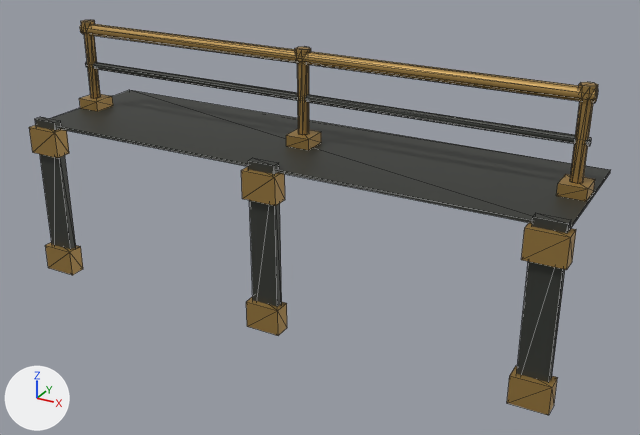
A saved change to the glTF model godot/assets/kit/town/parapet_rail_4.glb.
Rendered twice from a 50 mm camera at (2.95, -5.14, 2.04) aimed at (0.17, -0.07, -0.5). The axes (+X, +Y, +Z) are drawn at lower left. The lights are the same throughout. The older version comes first. Mesh edges are drawn as thin lines. Vertices at exactly the same position are counted once.

In view in the first picture: 'parapet_rail_4'.
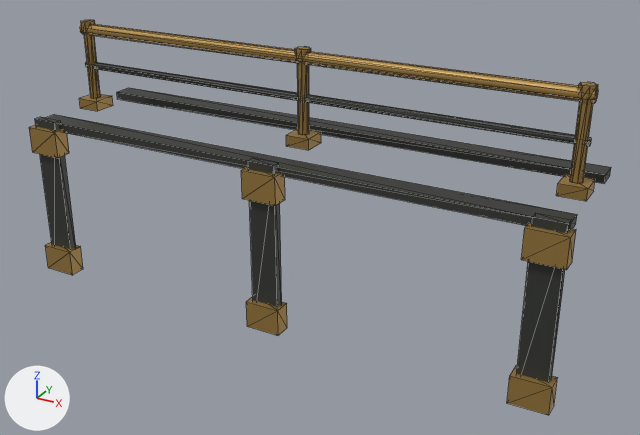
The edits, one by one:
me_parapet_rail_4 is used by ob_parapet_rail_4; location (0.0, 0.0, 0.0).
Verts and faces of me_parapet_rail_4; kept vertices keep their numbers, new ones are numbered from 228.
Before the commit, vertices of me_parapet_rail_4: 220 (-2.0, 0.52, -0.02), 221 (2.0, 0.52, -0.02) at pixel (610, 172), 222 (-2.0, 0.52, 0.0) at pixel (129, 89), 223 (2.0, 0.52, 0.0) at pixel (610, 169), 224 (-2.0, -0.52, -0.02).
Before the commit, vertices of me_parapet_rail_4: 225 (2.0, -0.52, -0.02) at pixel (569, 230), 226 (-2.0, -0.52, 0.0), 227 (2.0, -0.52, 0.0) at pixel (569, 227).
me_parapet_rail_4 had 228 vertices, 352 faces and spanned x -2.03..2.03, y -0.6..0.52, z -1.2..0.68.
me_parapet_rail_4 now has 236 vertices, 364 faces and spans x -2.03..2.03, y -0.6..0.52, z -1.2..0.68.
me_parapet_rail_4 part 1: a new loose piece, a box spanning x -2.0..2.0, y -0.52..-0.36, z -0.04..0.02, in mat_metal.
Part 2, on me_parapet_rail_4:
Vertex 220 moves to (-2.0, 0.52, -0.04).
Vertex 221 moves to (2.0, 0.52, -0.04), pixel (609, 175).
Vertex 222 moves to (-2.0, 0.52, 0.02), pixel (129, 87).
Vertex 223 moves to (2.0, 0.52, 0.02), pixel (611, 167).
Vertex 224 moves to (-2.0, 0.36, -0.04), pixel (117, 99).
Vertex 225 moves to (2.0, 0.36, -0.04), pixel (604, 183).
Vertex 226 moves to (-2.0, 0.36, 0.02), pixel (116, 92).
Vertex 227 moves to (2.0, 0.36, 0.02), pixel (605, 174).

What differs and where, as boxes [x1, y1, x2, y2] in the pictures (640 x 435 px; the box of a moved part takes in the faces that stretch with it):
part 1 of me_parapet_rail_4, added
    after: [46, 114, 577, 230]
part 2 of me_parapet_rail_4, moved or reshaped
    before: [59, 126, 532, 223]
    after: [117, 92, 605, 183]
